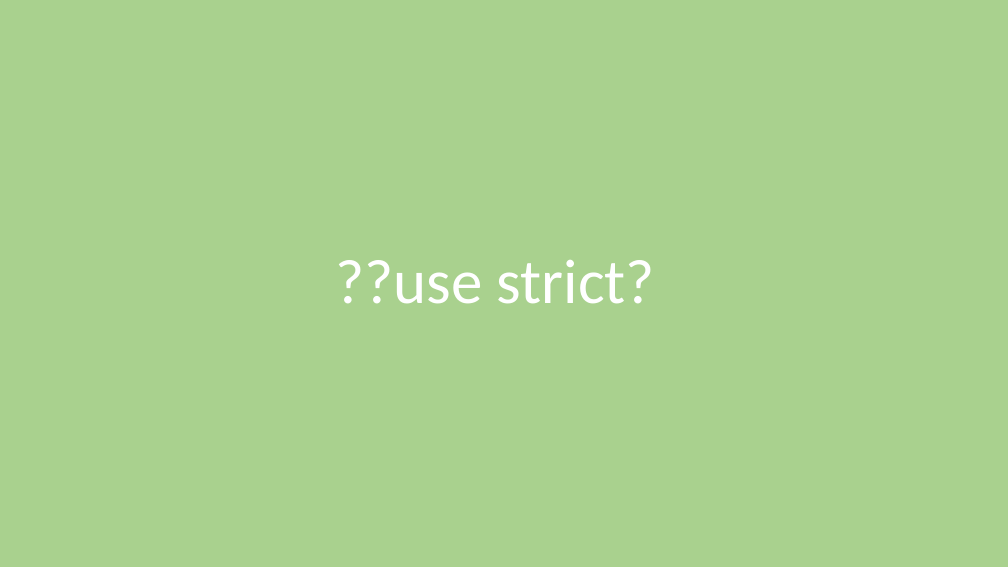
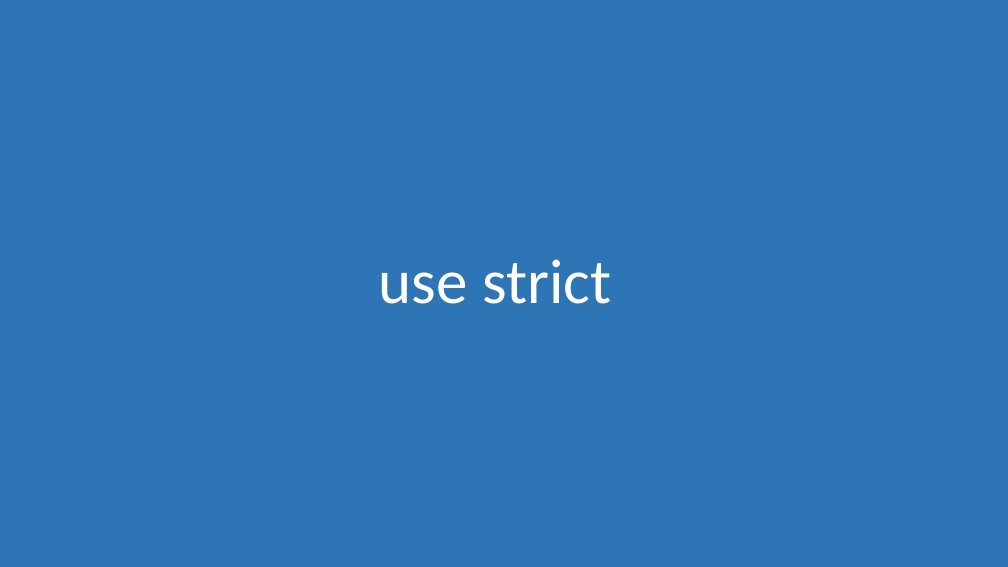
Before and after one commit to morkkis/PWD, a slide deck: slide 66 of presentations/Practical Web Dev.pptx (slide 67 before the commit). Drawn at 1008x567 pixels with LibreOffice and Linux fonts; fonts in the diff are those of the drawing. Boxes give left, top, right and bottom in pixels: in the first picture for what was removed or moved away, otherwise in the second. Text is boxed around its words. In the diff, an @@ line names an element or a change of style, - is before the commit and + after.

```diff
--- a/presentations/Practical Web Dev.pptx
+++ b/presentations/Practical Web Dev.pptx
@@ rectangle at (x1=0, y1=0, x2=1008, y2=567): fill #A9D18E to #2E75B6 @@
@@ title at (x1=379, y1=259, x2=611, y2=304): text changed @@
-??use strict?
+use strict
```
Also in this commit, not shown: 3 other slides changed, 1 slide added, 8 other files.
